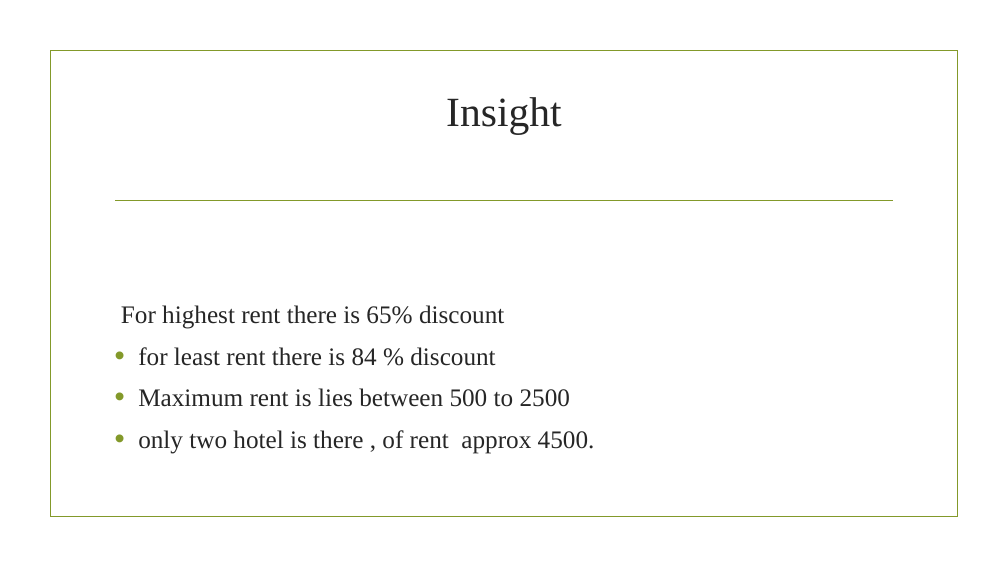
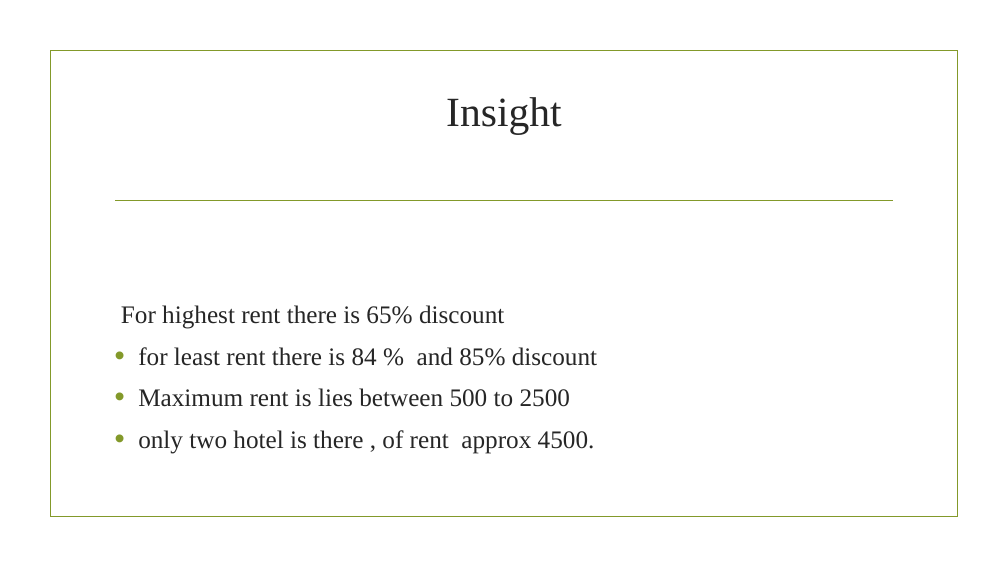
Before and after one commit to adas754/EDA, a slide deck: slide 19 of oyo1.pptx. Drawn at 1008x567 pixels with LibreOffice and Linux fonts; fonts in the diff are those of the drawing; background and template pictures are left out. Boxes give left, top, right and bottom in pixels: in the first picture for what was removed or moved away, otherwise in the second. Text is boxed around its words. In the diff, an @@ line names an element or a change of style, - is before the commit and + after.

```diff
--- a/oyo1.pptx
+++ b/oyo1.pptx
@@ text at <box>138,347,597,366</box>: text changed @@
-• for least rent there is 84 % discount
+• for least rent there is 84 % and 85% discount
```
Also in this commit, not shown: 9 other slides changed, 2 other files.
